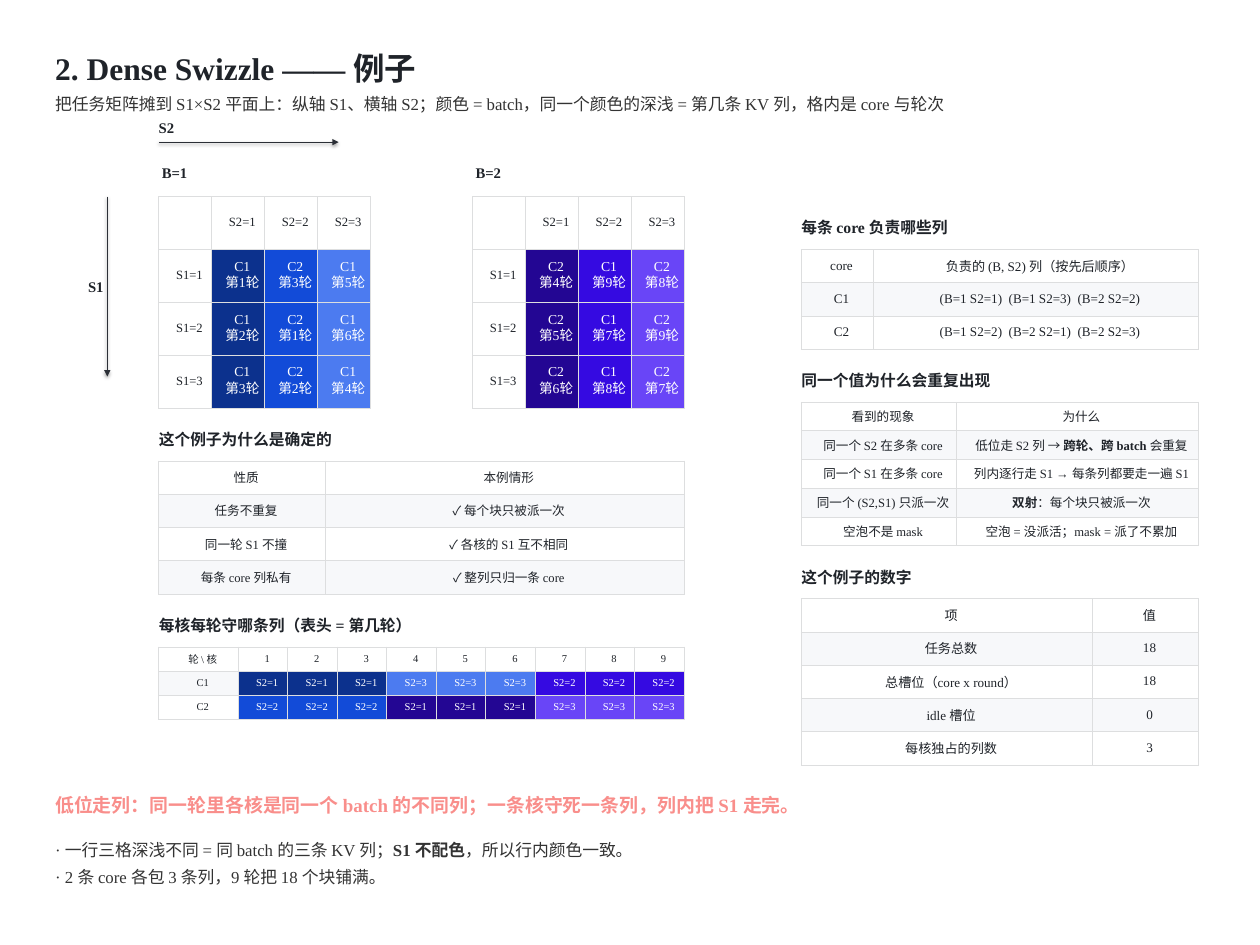
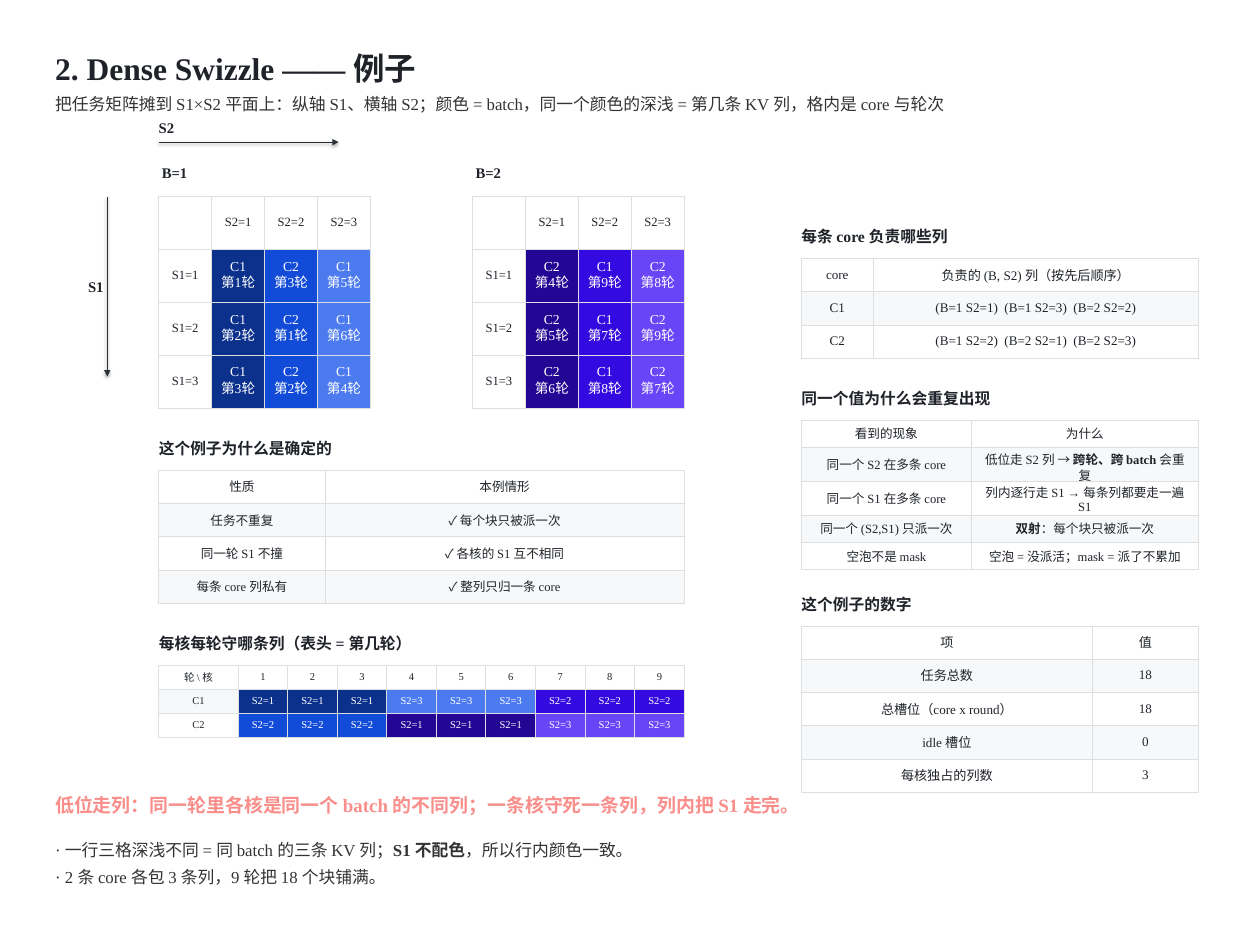
Before and after one commit to guomc9/SeeTen, a slide deck: slide 4 of cases/flash-attention-det-accum/out/v4-index-schedules.pptx. Drawn at 1260x945 pixels with LibreOffice and Linux fonts; fonts in the diff are those of the drawing. Boxes give left, top, right and bottom in pixels: in the first picture for what was removed or moved away, otherwise in the second. Text is boxed around its words. In the diff, an @@ line names an element or a change of style, - is before the commit and + after.

```diff
--- a/cases/flash-attention-det-accum/out/v4-index-schedules.pptx
+++ b/cases/flash-attention-det-accum/out/v4-index-schedules.pptx
@@ table: place and size @@
-table at [159,197,370,554]
+table at [159,197,370,563]
@@ 2 texts, 2 tables: place and size @@
-2 texts, 2 tables at [159,219,1198,594]
+2 texts, 2 tables at [159,228,1198,603]
@@ text "这个例子的数字": place and size @@
-text "这个例子的数字" at [801,569,911,585]
+text "这个例子的数字" at [801,596,911,612]
@@ table: place and size @@
-table at [801,599,1198,765]
+table at [801,626,1198,792]
@@ 2 tables, 2 texts: place and size @@
-2 tables, 2 texts at [159,372,1198,720]
+2 tables, 2 texts at [159,390,1198,738]
```
Also in this commit, not shown: 17 other slides changed, 5 other files.
